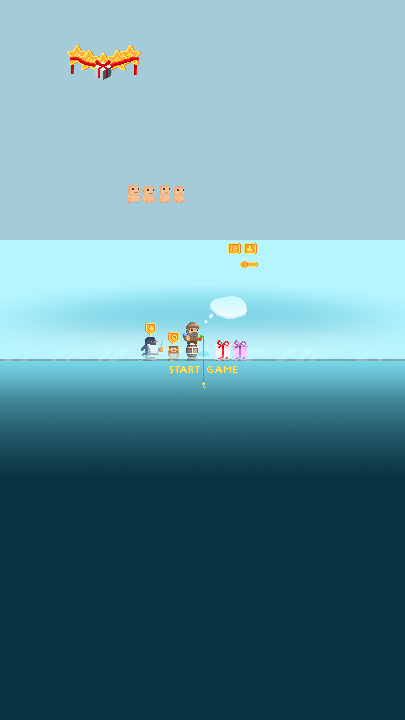
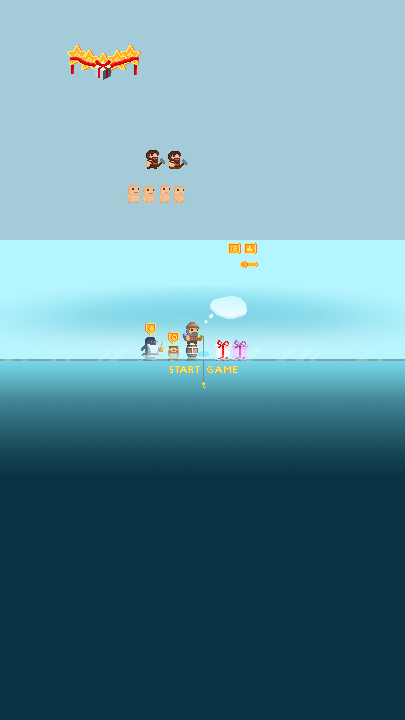
The second 405 x 720 image is a revision of the first. Changes to its layers:
added group "Кузнец" with 12 layers above "Подарок 2" over [146, 150, 188, 169]
added group "Стоит" with 5 layers in group "Кузнец" over [146, 150, 166, 169]
added layer "Молот" (1st of 2, in "Кузнец" › "Стоит") in group "Стоит" over [157, 158, 166, 167]
added layer "Рука" (1st of 6, in "Кузнец" › "Стоит") in group "Стоит" over [146, 160, 151, 167]
added layer "Волосы" (1st of 6, in "Кузнец" › "Стоит") in group "Стоит" over [146, 150, 159, 163]
added layer "Одежда" (1st of 6, in "Кузнец" › "Стоит") in group "Стоит" over [147, 160, 158, 169]
added layer "Тело" (1st of 6, in "Кузнец" › "Стоит") in group "Стоит" over [146, 151, 160, 168]
added group "Сидит" with 5 layers in group "Кузнец" over [168, 151, 188, 169]
added layer "Молот" (2nd of 2, in "Кузнец" › "Сидит") in group "Сидит" over [180, 159, 188, 168]
added layer "Рука" (2nd of 6, in "Кузнец" › "Сидит") in group "Сидит" over [168, 161, 175, 167]
added layer "Волосы" (2nd of 6, in "Кузнец" › "Сидит") in group "Сидит" over [168, 151, 181, 164]
added layer "Одежда" (2nd of 6, in "Кузнец" › "Сидит") in group "Сидит" over [169, 161, 180, 169]
added layer "Тело" (2nd of 6, in "Кузнец" › "Сидит") in group "Сидит" over [168, 152, 182, 169]
